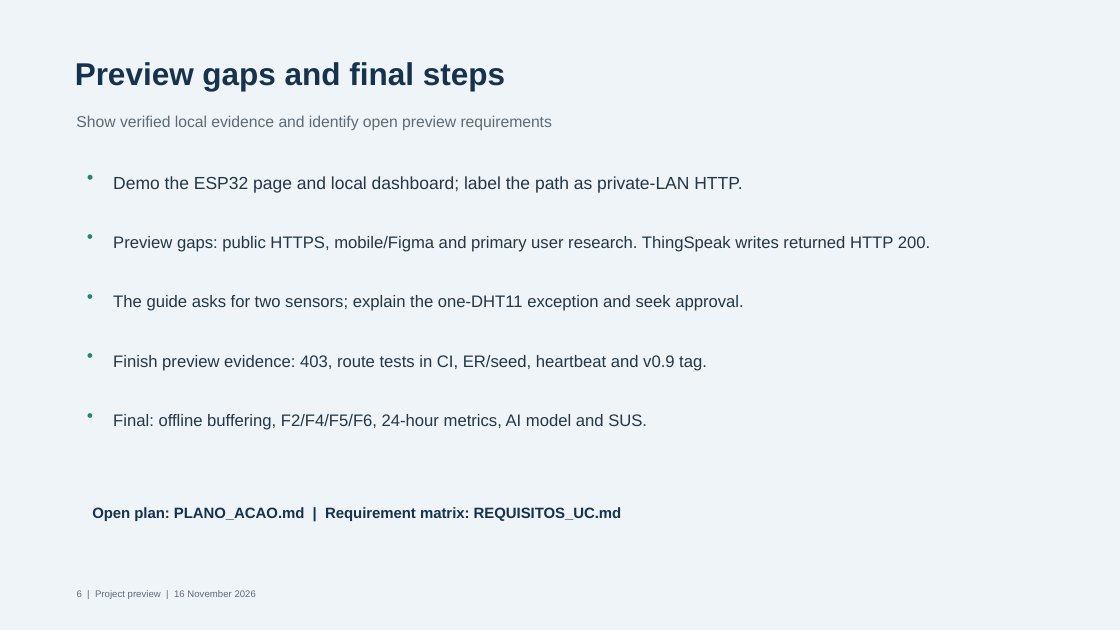
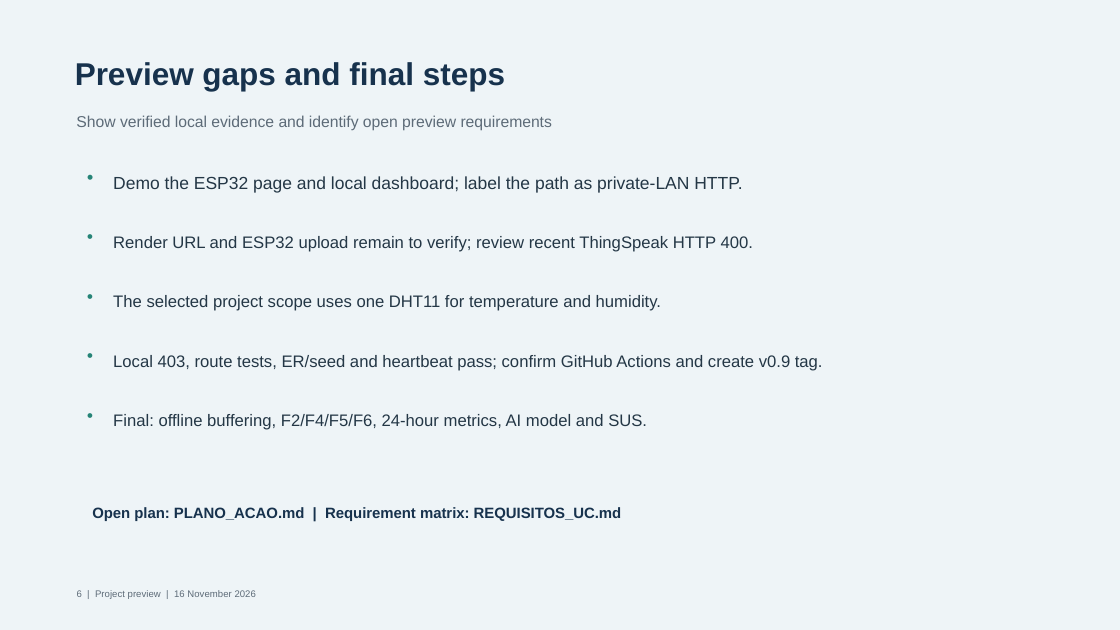
Before and after one commit to JoelsonJose/Monitoramento-de-Temperatura-e-Umidade, a slide deck: slide 6 of entregas/Apresentacao_Previa_IoT.pptx. Drawn at 1120x630 pixels with LibreOffice and Linux fonts; fonts in the diff are those of the drawing. Boxes give left, top, right and bottom in pixels: in the first picture for what was removed or moved away, otherwise in the second. Text is boxed around its words. In the diff, an @@ line names an element or a change of style, - is before the commit and + after.

Commit message:
Add public deployment setup, authorization and route tests

```diff
--- a/entregas/Apresentacao_Previa_IoT.pptx
+++ b/entregas/Apresentacao_Previa_IoT.pptx
@@ text at <box>113,236,753,252</box>: text changed @@
-Preview gaps: public HTTPS, mobile/Figma and primary user research. ThingSpeak writes returned HTTP 200.
+Render URL and ESP32 upload remain to verify; review recent ThingSpeak HTTP 400.
@@ text at <box>113,295,661,311</box>: text changed @@
-The guide asks for two sensors; explain the one-DHT11 exception and seek approval.
+The selected project scope uses one DHT11 for temperature and humidity.
@@ text at <box>113,355,823,371</box>: text changed @@
-Finish preview evidence: 403, route tests in CI, ER/seed, heartbeat and v0.9 tag.
+Local 403, route tests, ER/seed and heartbeat pass; confirm GitHub Actions and create v0.9 tag.
```
Also in this commit, not shown: 4 other slides changed, 18 other files.
